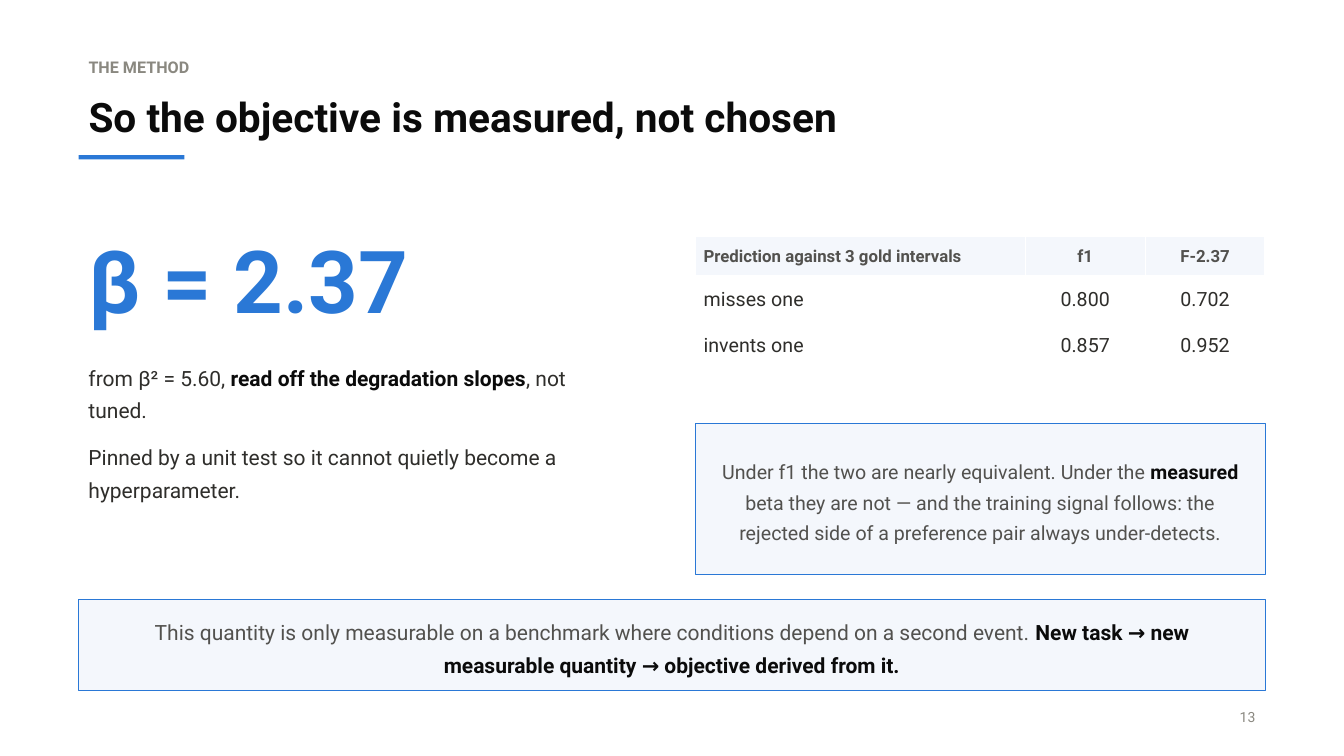
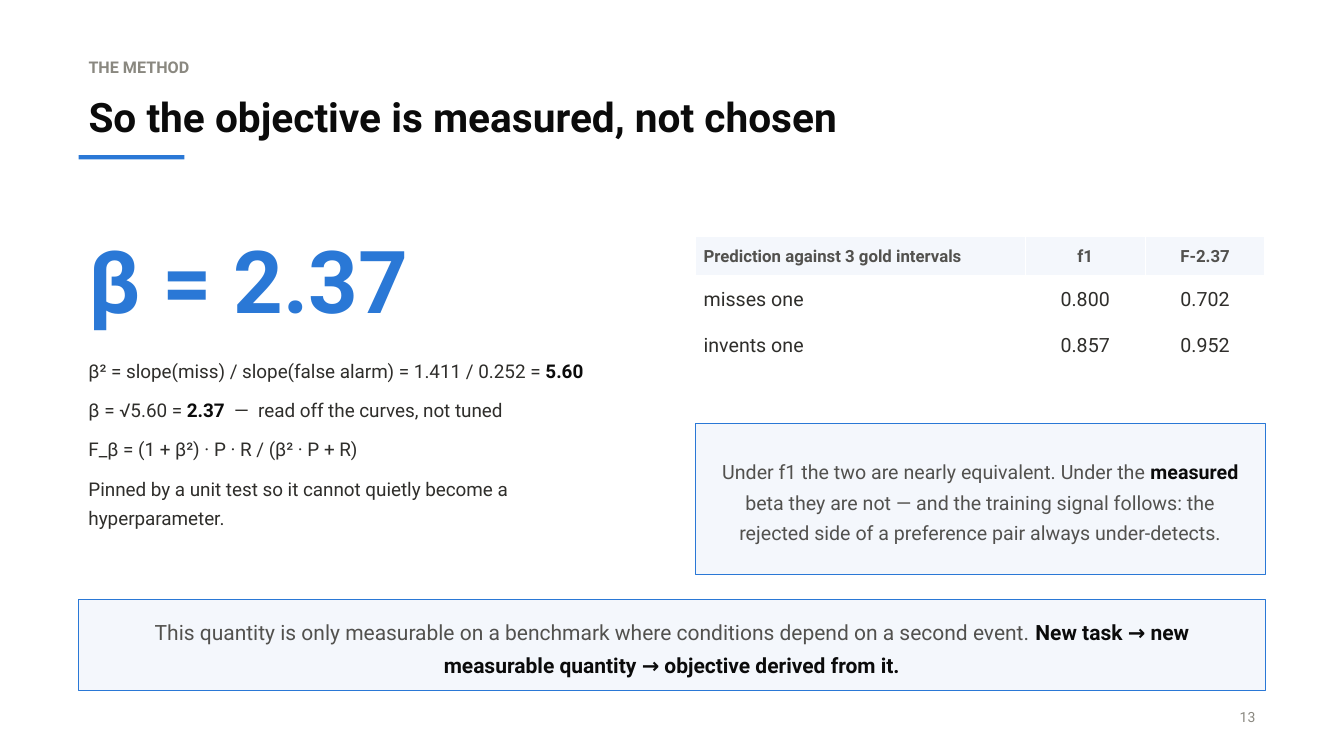
Before and after one commit to Ani2512/mtech-project, a slide deck: slide 13 of research_project/presentation/Compositional_Temporal_Audio_Grounding_2026-09-12.pptx. Drawn at 1344x756 pixels with LibreOffice and Linux fonts; fonts in the diff are those of the drawing. Boxes give left, top, right and bottom in pixels: in the first picture for what was removed or moved away, otherwise in the second. Text is boxed around its words. In the diff, an @@ line names an element or a change of style, - is before the commit and + after.

```diff
--- a/research_project/presentation/Compositional_Temporal_Audio_Grounding_2026-09-12.pptx
+++ b/research_project/presentation/Compositional_Temporal_Audio_Grounding_2026-09-12.pptx
@@ text at <box>88,363,583,460</box>: text changed; size 15 to 13.5 pt; text colour #0B0B0B to #2F2E2B; bold off @@
-from β² = 5.60, read off the degradation slopes, not tuned.
+β² = slope(miss) / slope(false alarm) = 1.411 / 0.252 = 5.60
+β = √5.60 = 2.37 — read off the curves, not tuned
+F_β = (1 + β²) · P · R / (β² · P + R)
@@ text at <box>88,482,508,529</box>: size 15 to 13.5 pt in "Pinned by a unit test so it ..."; less space between paragraphs @@
```
Also in this commit, not shown: 1 other file.
